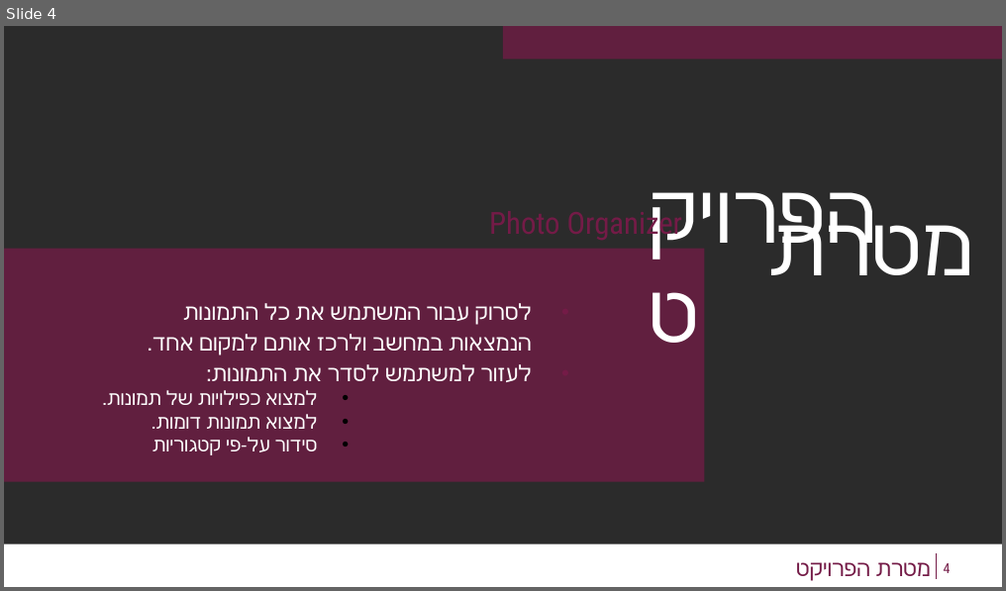
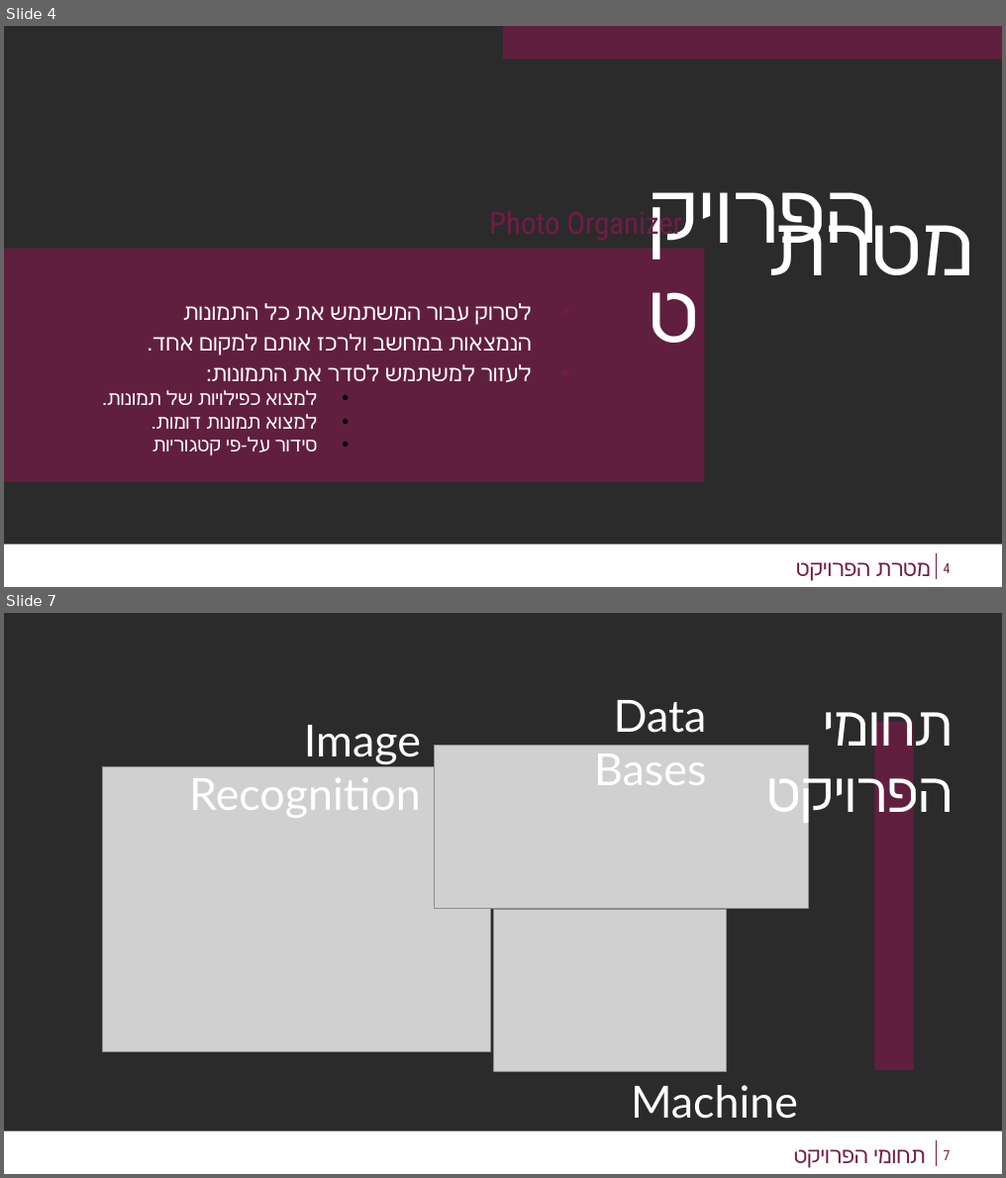
Before and after one commit to Effi-S/Image-Organizer, a slide deck: מצגת.pptx. Shown one above the other, each under a label of ours: slide 4 before the commit, slides 4 and 7 after it; the slides between them are not shown. The pictures are 1006x591 and 1006x1178 pixels, drawn with LibreOffice and Linux fonts; fonts in the diff are those of the drawing; grey boxes stand for pictures; background and template pictures are left out; a plain dark background stands for a picture behind light text. Boxes give left, top, right and bottom in pixels: in the first picture for what was removed or moved away, otherwise in the second. Text is boxed around its words. In the diff, an @@ line names an element or a change of style, - is before the commit and + after.

```diff
--- a/מצגת.pptx
+++ b/מצגת.pptx
@@ slide 7 added at box(4, 613, 1002, 1174), background picture (left out); not listed: 2 template elements that a slide beside it also shows @@
@@ text added at box(594, 700, 707, 785), 32 pt, text #FFFFFF @@
+Data Bases
@@ text added at box(189, 725, 421, 818), 32 pt, text #FFFFFF @@
+Image Recognition
@@ title added at box(766, 712, 952, 827), 40 pt, text #FFFFFF @@
+תחומי הפרויקט
@@ rectangle added at box(874, 722, 913, 1071), fill #741B47 at 75% opacity @@
@@ picture added at box(434, 745, 807, 908) @@
@@ picture added at box(103, 766, 491, 1053) @@
@@ picture added at box(494, 909, 727, 1072) @@
@@ text added at box(631, 1085, 798, 1163), 32 pt, text #FFFFFF @@
+Machine Learning
@@ title added at box(873, 1150, 925, 1163), 16 pt, text #741B47 @@
+תחומי הפרויקט
@@ page number added at box(944, 1151, 950, 1160), 10 pt, text #741B47 @@
+7
```
Also in this commit, not shown: 4 slides changed, 5 other slides added, 6 slides removed.
